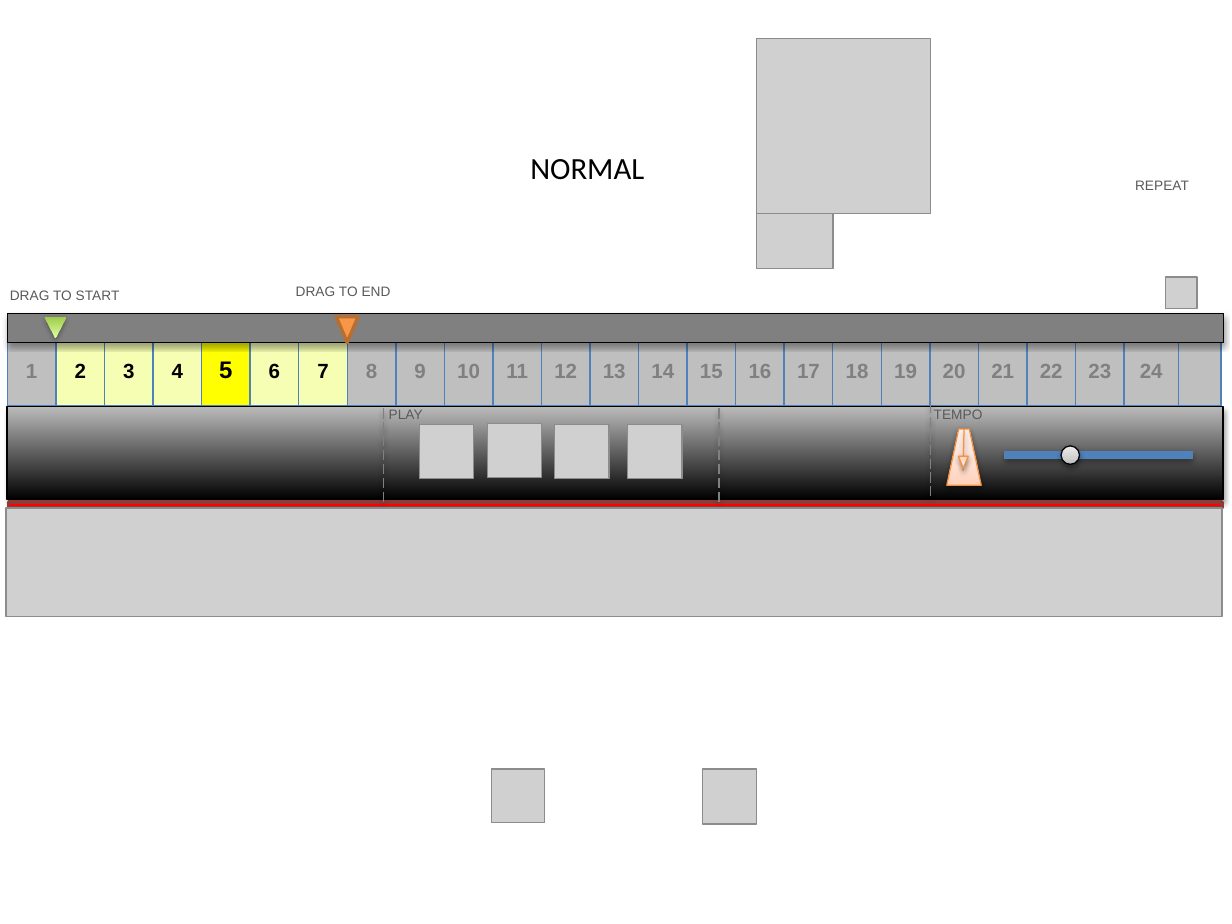
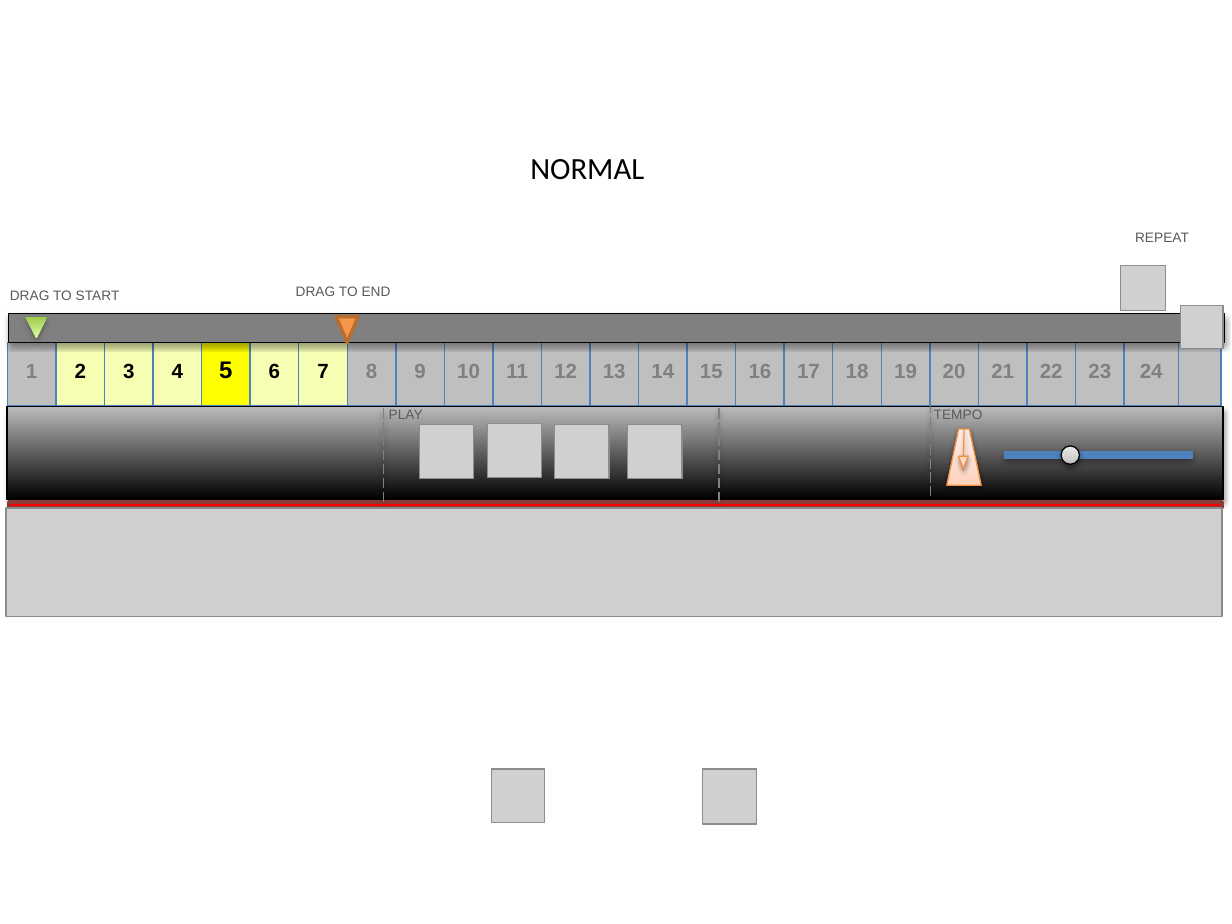
Before and after one commit to etayki/heyDude, a slide deck: slide 1 of GraphicDesign.pptx. Drawn at 1232x924 pixels with LibreOffice and Linux fonts; fonts in the diff are those of the drawing; grey boxes stand for pictures. Boxes give left, top, right and bottom in pixels: in the first picture for what was removed or moved away, otherwise in the second. Text is boxed around its words. In the diff, an @@ line names an element or a change of style, - is before the commit and + after.

```diff
--- a/GraphicDesign.pptx
+++ b/GraphicDesign.pptx
@@ picture removed at [756,38,930,214] @@
@@ picture removed at [756,192,833,269] @@
@@ text "REPEAT": place and size @@
-text "REPEAT" at [1135,180,1189,190]
+text "REPEAT" at [1135,232,1189,242]
@@ picture added at [1121,266,1165,310] @@
@@ picture removed at [1165,277,1198,309] @@
@@ triangle: place and size @@
-triangle at [44,317,67,338]
+triangle at [26,317,48,338]
@@ picture added at [1180,306,1222,347] @@
```
Also in this commit, not shown: 1 other slide changed, 2 other files.
